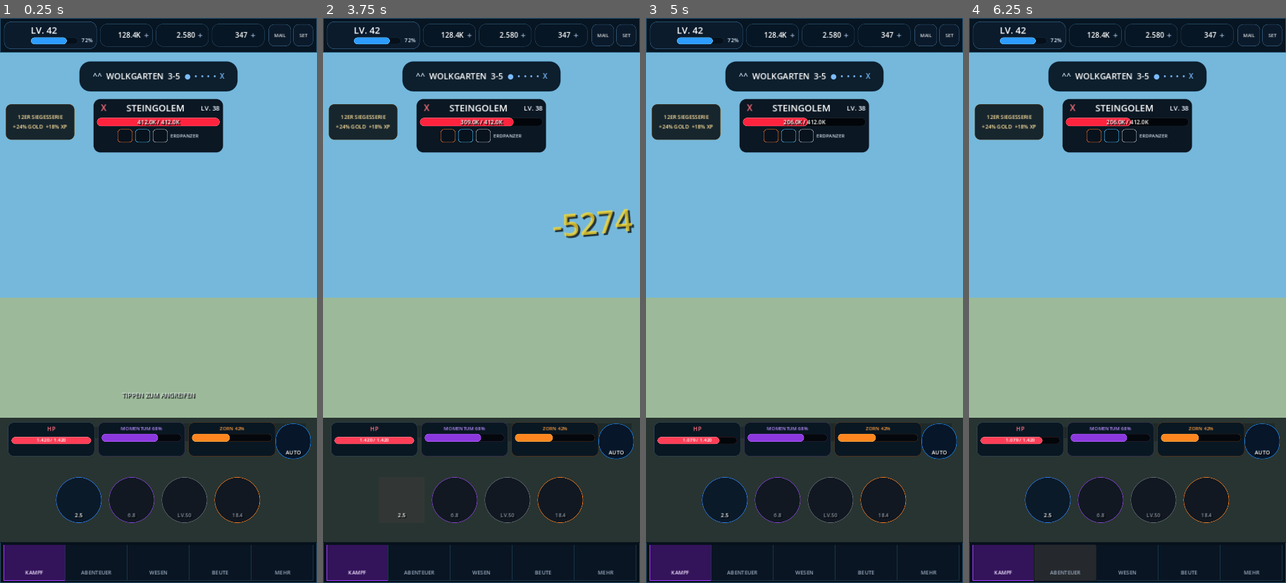
Above: before the commit, frames 1-4 (left to right).
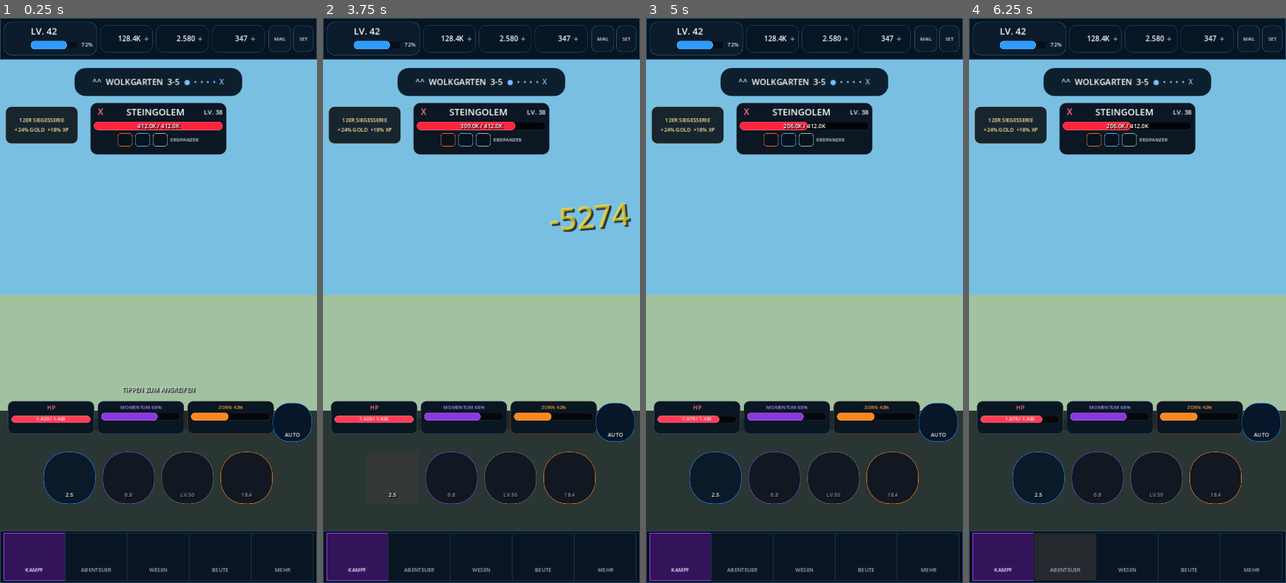
Above: after the commit, the same moments.

Repository: Broosskyy/Test-Game-Factory.
Game: Godot game, scene res://realm_alliance/combat/wolkgarten_combat.tscn
Same seed, same stepped clock (60 frames per second), same inputs: the game is played once before the commit and once after it.
Inputs (mouse positions are in pixels of both pictures, inside the frame that each line leads up to):
- Up to frame 1 (0.25 s): no input
- Up to frame 2 (3.75 s): click "MAIL" at 0.5 s; click "SET" at 1.25 s; click "AUTO" at 2 s; click "AUTO ON" at 2.75 s; click "2.5" at 3.5 s
- Up to frame 3 (5 s): click (804, 260) at 4.27 s
- Up to frame 4 (6.25 s): click "KAMPF" at 5 s; click "ABENTEUER" at 5.75 s

The runs differ from the first frame. In frame 1, 22% of the frame differs, in the area x 0-100%, y 0-99%; in frame 2, 21%; in frame 3, 21%; in frame 4, 21%.

Commit message:
fix: converge Wolkgarten stage depth and combat scale

Diff:
--- a/realm_alliance/combat/wolkgarten_combat.gd
+++ b/realm_alliance/combat/wolkgarten_combat.gd
@@ -112,7 +112,7 @@
 
 func _build_topbar() -> void:
 	var topbar := Control.new()
-	_anchor(topbar, 0.0, 0.0, 1.0, 0.0, 0.0, 0.0, 0.0, 78.0)
+	_anchor(topbar, 0.0, 0.0, 1.0, 0.0, 0.0, 0.0, 0.0, 94.0)
 	topbar.z_index = 120
 	add_child(topbar)
 
@@ -230,7 +230,7 @@
 
 func _build_stage() -> void:
 	stage = Control.new()
-	_anchor(stage, 0.0, 0.0, 1.0, 1.0, 0.0, 78.0, 0.0, -92.0)
+	_anchor(stage, 0.0, 0.0, 1.0, 1.0, 0.0, 94.0, 0.0, -118.0)
 	stage.clip_contents = true
 	add_child(stage)
 
@@ -246,23 +246,28 @@
 	horizon.mouse_filter = Control.MOUSE_FILTER_IGNORE
 	stage.add_child(horizon)
 
-	_add_world_texture("Castle", -0.08, 0.025, 0.55, 0.47, 1)
-	_add_world_texture("Float", 0.49, 0.015, 1.15, 0.43, 1)
-	_add_world_texture("Ruin", 0.54, 0.17, 1.03, 0.57, 2)
-	_add_world_texture("Ruins", -0.01, 0.28, 1.01, 0.69, 2)
-	_add_world_texture("Platform", -0.28, 0.44, 1.28, 0.87, 3)
-	_add_world_texture("Foreground", -0.10, 0.66, 1.10, 1.06, 7)
+	# Combat Master stage: restrained far layers + one dominant arena.
+	# Avoid stacking the modular kit as visible horizontal strips.
+	_add_world_texture("Castle", -0.18, 0.015, 0.46, 0.355, 1)
+	_add_world_texture("Float", 0.57, 0.035, 1.12, 0.345, 1)
+	_add_world_texture("Platform", -0.10, 0.16, 1.10, 0.785, 3)
+	_add_world_texture("Foreground", -0.04, 0.625, 1.04, 0.845, 7)
+
+	_set_world_alpha("Castle", 0.70)
+	_set_world_alpha("Float", 0.62)
+	_set_world_alpha("Platform", 1.0)
+	_set_world_alpha("Foreground", 0.56)
 
 	var depth_tint := ColorRect.new()
 	_anchor(depth_tint, 0.0, 0.0, 1.0, 1.0)
-	depth_tint.color = Color(0.015, 0.055, 0.075, 0.08)
+	depth_tint.color = Color(0.015, 0.055, 0.075, 0.045)
 	depth_tint.mouse_filter = Control.MOUSE_FILTER_IGNORE
 	depth_tint.z_index = 5
 	stage.add_child(depth_tint)
 
 	# Compact world progression pill from the combat master.
 	var world_pill := PanelContainer.new()
-	_anchor(world_pill, 0.25, 0.018, 0.75, 0.080)
+	_anchor(world_pill, 0.235, 0.018, 0.765, 0.078)
 	world_pill.z_index = 32
 	world_pill.add_theme_stylebox_override("panel", _panel_style(Color(0.025, 0.08, 0.13, 0.94), Color("#35678c"), 24))
 	stage.add_child(world_pill)
@@ -291,7 +296,7 @@
 	world_row.add_child(progress)
 
 	var streak := PanelContainer.new()
-	_anchor(streak, 0.018, 0.105, 0.235, 0.178)
+	_anchor(streak, 0.018, 0.100, 0.245, 0.178)
 	streak.z_index = 31
 	streak.add_theme_stylebox_override("panel", _panel_style(Color(0.05, 0.08, 0.10, 0.90), Color("#5d4c2b"), 12))
 	stage.add_child(streak)
@@ -306,7 +311,7 @@
 
 	hero_holder = Control.new()
 	hero_holder.name = "HeroHolder"
-	_anchor(hero_holder, 0.015, 0.455, 0.35, 0.795)
+	_anchor(hero_holder, -0.005, 0.445, 0.405, 0.795)
 	hero_holder.z_index = 10
 	hero_holder.mouse_filter = Control.MOUSE_FILTER_IGNORE
 	stage.add_child(hero_holder)
@@ -317,7 +322,7 @@
 
 	enemy_holder = Control.new()
 	enemy_holder.name = "EnemyHolder"
-	_anchor(enemy_holder, 0.43, 0.275, 1.01, 0.805)
+	_anchor(enemy_holder, 0.405, 0.255, 1.025, 0.795)
 	enemy_holder.z_index = 9
 	enemy_holder.mouse_filter = Control.MOUSE_FILTER_IGNORE
 	stage.add_child(enemy_holder)
@@ -372,7 +377,7 @@
 
 func _build_enemy_hud() -> void:
 	var hud := PanelContainer.new()
-	_anchor(hud, 0.295, 0.095, 0.705, 0.205)
+	_anchor(hud, 0.285, 0.092, 0.715, 0.202)
 	hud.z_index = 42
 	hud.mouse_filter = Control.MOUSE_FILTER_IGNORE
 	hud.add_theme_stylebox_override("panel", _panel_style(Color(0.025, 0.065, 0.105, 0.96), Color("#4c7694"), 15))
@@ -472,7 +477,7 @@
 	damage_label.add_theme_constant_override("shadow_offset_x", 4)
 	damage_label.add_theme_constant_override("shadow_offset_y", 4)
 	damage_label.add_theme_font_size_override("font_size", 70)
-	_anchor(damage_label, 0.70, 0.32, 0.99, 0.49)
+	_anchor(damage_label, 0.685, 0.305, 0.985, 0.485)
 	damage_label.rotation = deg_to_rad(-5.0)
 	damage_label.z_index = 47
 	damage_label.mouse_filter = Control.MOUSE_FILTER_IGNORE
@@ -488,7 +493,7 @@
 	stage.add_child(bottom)
 
 	var vitals := HBoxContainer.new()
-	_anchor(vitals, 0.025, 0.755, 0.87, 0.825)
+	_anchor(vitals, 0.025, 0.725, 0.865, 0.795)
 	vitals.add_theme_constant_override("separation", 8)
 	vitals.z_index = 28
 	stage.add_child(vitals)
@@ -580,14 +585,14 @@
 	auto_button.add_theme_color_override("font_color", Color.WHITE)
 	auto_button.add_theme_stylebox_override("normal", _panel_style(Color("#071629"), Color("#168cff"), 36))
 	auto_button.add_theme_stylebox_override("pressed", _panel_style(Color("#0b2948"), Color("#67cbff"), 36))
-	_anchor(auto_button, 1.0, 0.758, 1.0, 0.758, -94.0, 0.0, -14.0, 80.0)
+	_anchor(auto_button, 1.0, 0.728, 1.0, 0.728, -100.0, 0.0, -12.0, 88.0)
 	auto_button.z_index = 29
 	auto_button.pressed.connect(_toggle_auto)
 	stage.add_child(auto_button)
 	_decorate_icon_button(auto_button, "ui_v4/combat_core/auto.png", "AUTO", false)
 
 	var skills := HBoxContainer.new()
-	_anchor(skills, 0.045, 0.846, 0.955, 0.982)
+	_anchor(skills, 0.035, 0.812, 0.965, 0.965)
 	skills.alignment = BoxContainer.ALIGNMENT_CENTER
 	skills.add_theme_constant_override("separation", 16)
 	skills.z_index = 31
@@ -602,7 +607,7 @@
 	for data in skill_data:
 		var button := Button.new()
 		button.text = ""
-		button.custom_minimum_size = Vector2(104, 104)
+		button.custom_minimum_size = Vector2(118, 118)
 		button.size_flags_vertical = Control.SIZE_SHRINK_CENTER
 		button.focus_mode = Control.FOCUS_NONE
 		button.disabled = bool(data[3])
@@ -647,7 +652,7 @@
 	content.add_child(result_title)
 
 	var subtitle := Label.new()
-	subtitle.text = "Combat Master Convergence 02"
+	subtitle.text = "Combat Master Convergence 05"
 	subtitle.horizontal_alignment = HORIZONTAL_ALIGNMENT_CENTER
 	subtitle.add_theme_color_override("font_color", Color("#9eafbf"))
 	subtitle.add_theme_font_size_override("font_size", 14)
@@ -666,7 +671,7 @@
 
 func _build_bottom_nav() -> void:
 	var nav := PanelContainer.new()
-	_anchor(nav, 0.0, 1.0, 1.0, 1.0, 0.0, -92.0, 0.0, 0.0)
+	_anchor(nav, 0.0, 1.0, 1.0, 1.0, 0.0, -118.0, 0.0, 0.0)
 	nav.add_theme_stylebox_override("panel", _panel_style(Color("#06101a"), Color("#244c68"), 0))
 	add_child(nav)
 
@@ -699,6 +704,12 @@
 	stage.add_child(texture_rect)
 
 
+func _set_world_alpha(node_name: String, alpha: float) -> void:
+	var node := stage.get_node_or_null(node_name) as TextureRect
+	if node != null:
+		node.modulate.a = alpha
+
+
 func _add_shadow(parent: Control, left: float, top: float, right: float, bottom: float) -> void:
 	var shadow := ColorRect.new()
 	_anchor(shadow, left, top, right, bottom)
@@ -719,8 +730,6 @@
 func _load_production_assets() -> void:
 	_set_texture_by_name("Castle", WORLD_FILES["castle"])
 	_set_texture_by_name("Float", WORLD_FILES["float"])
-	_set_texture_by_name("Ruin", WORLD_FILES["ruin"])
-	_set_texture_by_name("Ruins", WORLD_FILES["ruins"])
 	_set_texture_by_name("Platform", WORLD_FILES["platform"])
 	_set_texture_by_name("Foreground", WORLD_FILES["foreground"])
 	var top_portrait := find_child("TopHeroPortrait", true, false) as TextureRect
